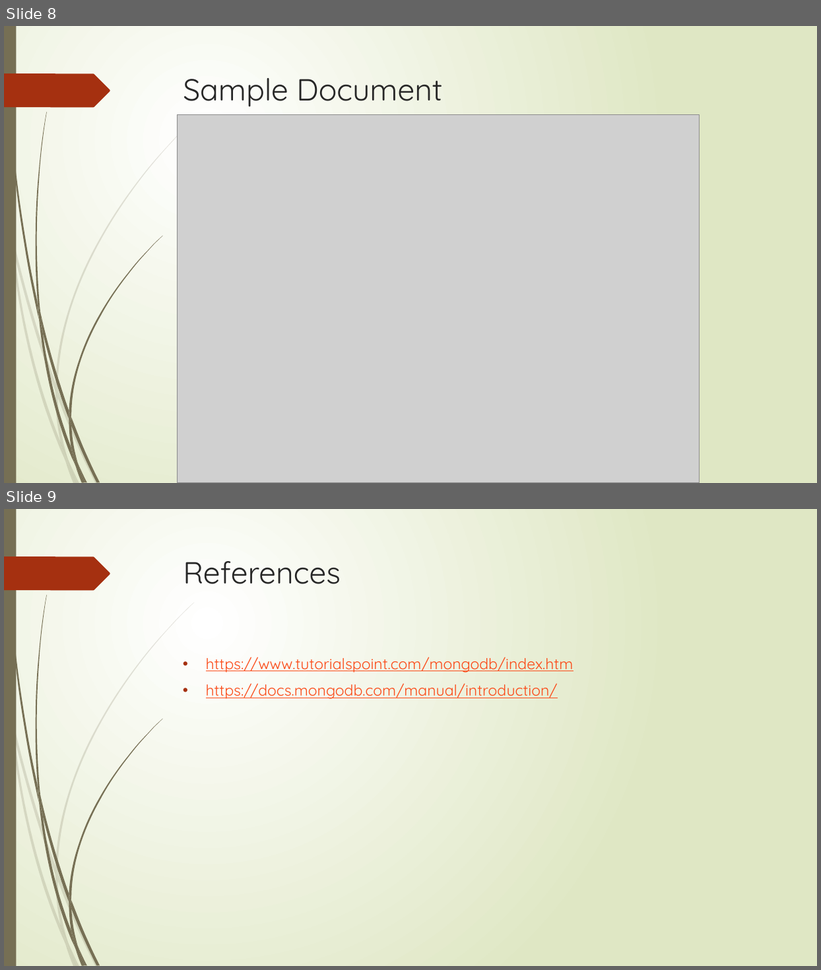
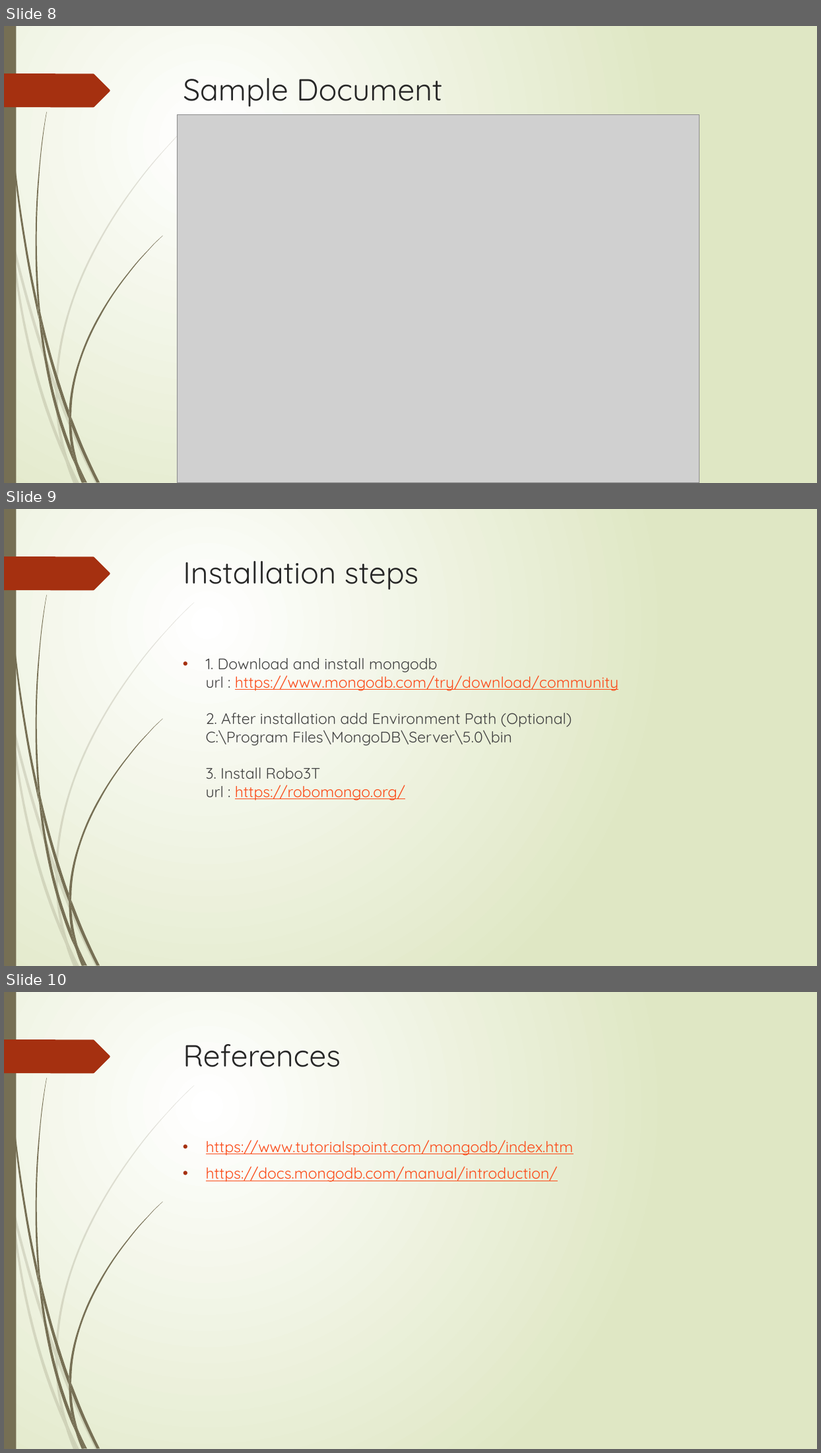
Before and after one commit to SarathBaiju/Training-Topics-2022, a slide deck: Mongodb/MongoDb_Class1.pptx. Shown one above the other, each under a label of ours: slides 8 and 9 before the commit, slides 8, 9 and 10 after it. The pictures are 821x970 and 821x1453 pixels, drawn with LibreOffice and Linux fonts; fonts in the diff are those of the drawing; grey boxes stand for pictures. Boxes give left, top, right and bottom in pixels: in the first picture for what was removed or moved away, otherwise in the second. Text is boxed around its words. In the diff, an @@ line names an element or a change of style, - is before the commit and + after.

Commit message:
MongoDb: Installation steps added in ppt

```diff
--- a/Mongodb/MongoDb_Class1.pptx
+++ b/Mongodb/MongoDb_Class1.pptx
@@ slide 9 added at [4,509,817,966], background gradient #FFFFFF to #DFE8C4; not listed: 24 template elements that a slide beside it also shows @@
@@ title added at [183,561,418,590], 36 pt, text #262626 @@
+Installation steps
@@ text added at [206,658,619,801], 18 pt, text #404040 @@
+• 1. Download and install mongodb
+  url : https://www.mongodb.com/try/download/community
+  2. After installation add Environment Path (Optional)
+  C:\Program Files\MongoDB\Server\5.0\bin
+  3. Install Robo3T
+  url : https://robomongo.org/
@@ what was slide 9 is now slide 10 @@
```
